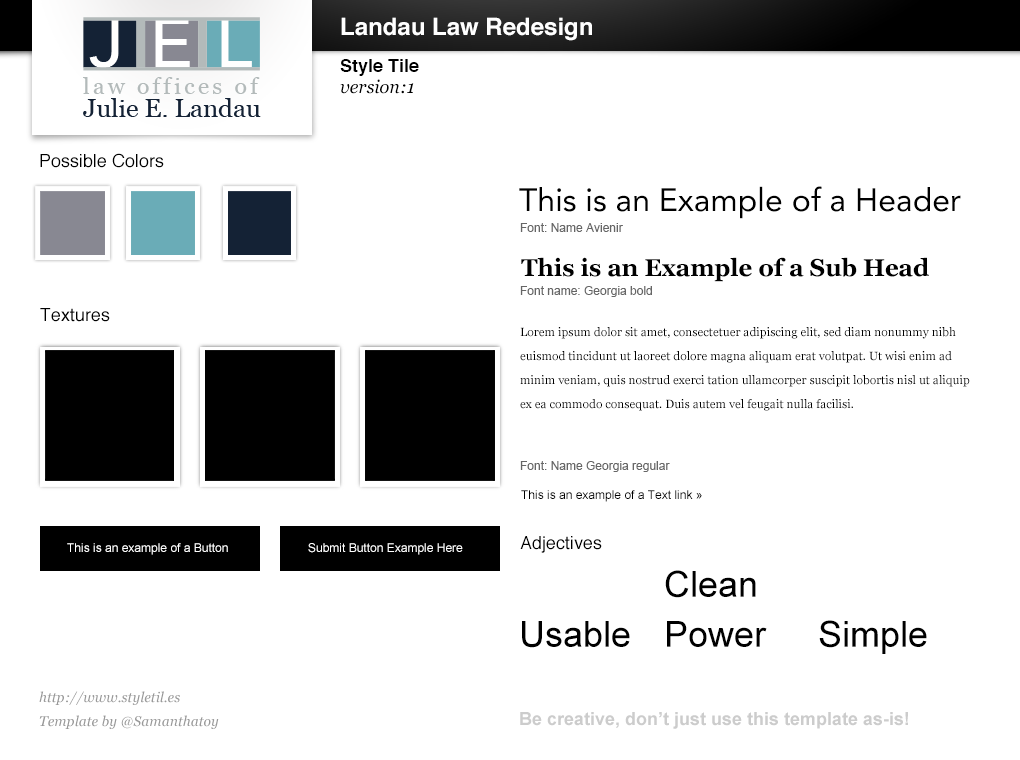
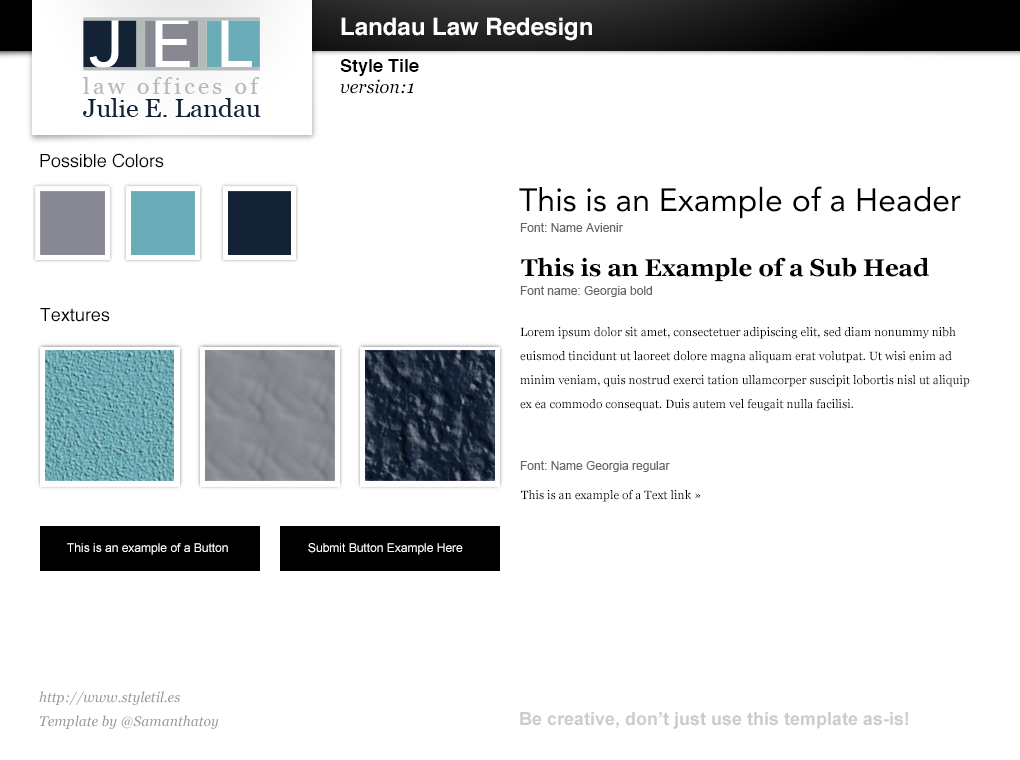
Layered file, before and after one edit (1020x760). Changes by layer:
removed group "Designers Notes & adjectives" (5 layers) over 520, 536, 927, 654
removed layer "Adjectives" from group "Designers Notes & adjectives" over 520, 536, 602, 553
removed layer "Simple" from group "Designers Notes & adjectives" over 819, 620, 927, 654
removed layer "Clean" from group "Designers Notes & adjectives" over 665, 570, 756, 598
removed layer "Power" from group "Designers Notes & adjectives" over 667, 621, 767, 647
removed layer "Usable" from group "Designers Notes & adjectives" over 522, 621, 630, 648
painted on "This is an example of a Text link »" over 521, 490, 702, 502
